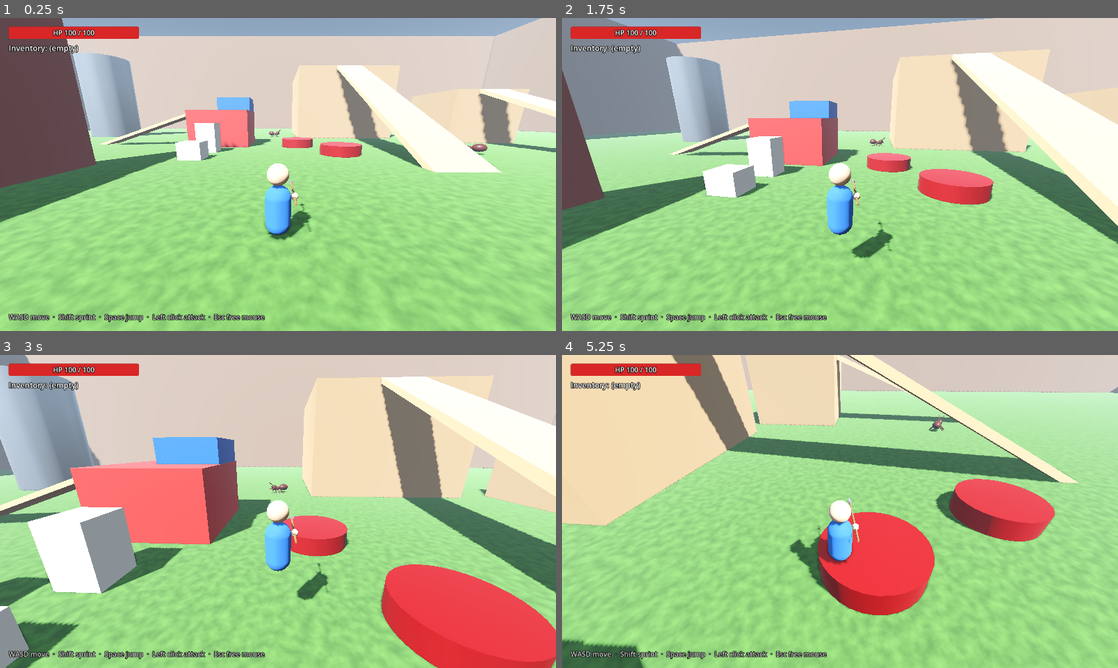
Above: before the commit, frames 1-4 (two rows, left to right).
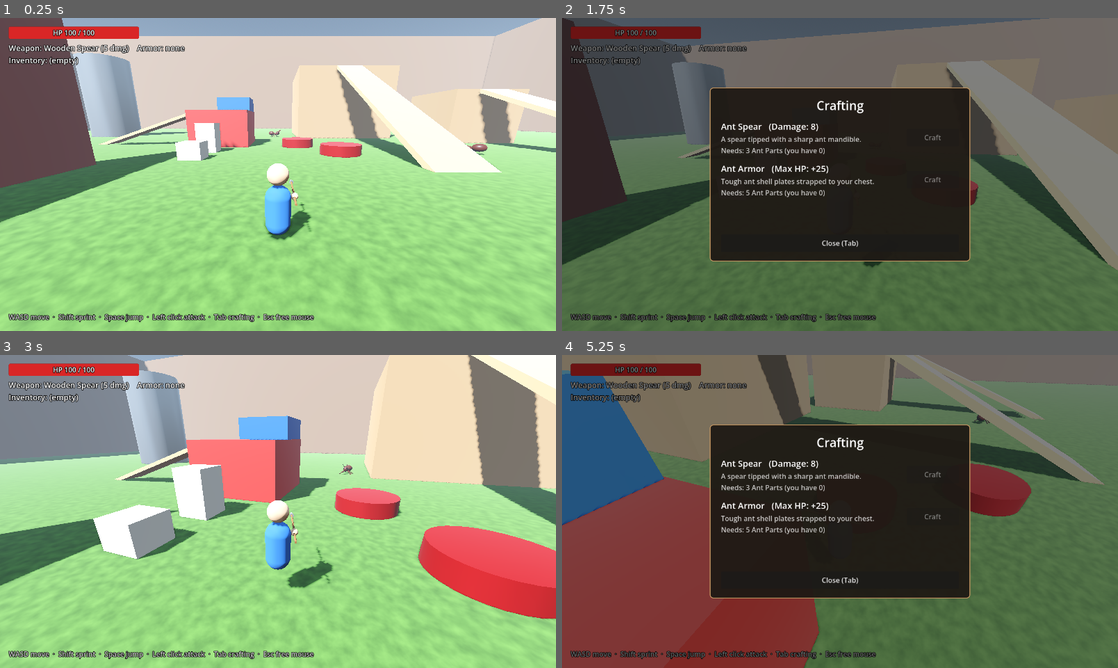
Above: after the commit, the same moments.

Repository: KaydenKamberi/Catch-The-Bugs
Game: Godot game, scene res://scenes/world.tscn
Two runs of this game, one before a commit and one after it. Both use one fixed random seed, a clock stepped at 60 frames per second and the inputs below.
Inputs (mouse positions are in pixels of both pictures, inside the frame that each line leads up to):
- Up to frame 1 (0.25 s): no input
- Up to frame 2 (1.75 s): move the mouse to (867, 174) at 0.52 s; press the mouse at (867, 174) at 0.53 s; hold W (move_forward) from 0.53 s (still down); tap Space (jump) at 0.77, 1.07, 1.52 s; tap Shift (sprint) at 0.8, 1.35 s; move the mouse to (812, 174) at 1.27 s; release the mouse at (812, 174) at 1.28 s; tap Tab (toggle_crafting, bound only after the commit) at 1.55 s
- Up to frame 3 (3 s): keep holding W (move_forward); tap Space (jump) at 1.82, 2.3, 2.85 s; move the mouse to (289, 505) at 2.02 s; hold Tab (toggle_crafting, bound only after the commit) 2.03-2.78 s; move the mouse to (272, 517) at 2.77 s
- Up to frame 4 (5.25 s): tap Space (jump) at 3.02, 3.32, 3.77, 4.07 s; click (834, 517) at 3.05 s; move the mouse to (878, 514) at 3.52 s; press the mouse at (878, 514) at 3.53 s; tap Shift (sprint) at 3.8 s; tap Escape (ui_cancel) at 4.15 s; release W (move_forward) at 4.25 s; release the mouse at (878, 514) at 4.25 s; drag from (673, 464) to (756, 433) at 4.27 s; move the mouse to (845, 511) at 5.02 s; hold W (move_forward) from 5.03 s (still down); hold Tab (toggle_crafting, bound only after the commit) from 5.03 s (still down)

The runs differ from the first frame. In frame 1, 1.0% of the frame differs, in the area x 1-57%, y 8-98%; in frame 2, 99%, in the area x 0-100%, y 0-100%; in frame 3, 60%; in frame 4, 98%.

Commit message:
Checkpoint 4: craft Ant Spear and Ant Armor from Ant Parts
- Recipe resource (data/recipes/*.tres) with cost, kind and stats
- Tab opens a crafting menu that pauses the game; recipes listed in code
  from RECIPE_FILES so adding one is just a new .tres file
- Ant Spear (3 Ant Parts): spear damage 5 -> 8, darker tip
- Ant Armor (5 Ant Parts): +25 max HP, shell-colored shirt
- Player equip()/is_equipped() and equipment_changed signal; HUD shows gear
- Reusable BugSpawner; an ant hill keeps up to 3 ants alive for farming
- README updated

Co-Authored-By: Claude Opus 5.5 <noreply@anthropic.com>
Claude-Session: https://claude.ai/code/session_01NNVarfM7tPpLQ6aS4T5Los

Diff:
--- /dev/null
+++ b/data/recipes/ant_armor.tres
@@ -0,0 +1,14 @@
+[gd_resource type="Resource" script_class="Recipe" load_steps=2 format=3]
+
+[ext_resource type="Script" path="res://scripts/crafting/recipe.gd" id="1_recipe"]
+
+[resource]
+script = ExtResource("1_recipe")
+display_name = "Ant Armor"
+description = "Tough ant shell plates strapped to your chest."
+cost = {
+"Ant Parts": 5
+}
+kind = 1
+bonus_max_health = 25
+color = Color(0.35, 0.13, 0.08, 1)
--- /dev/null
+++ b/data/recipes/ant_spear.tres
@@ -0,0 +1,14 @@
+[gd_resource type="Resource" script_class="Recipe" load_steps=2 format=3]
+
+[ext_resource type="Script" path="res://scripts/crafting/recipe.gd" id="1_recipe"]
+
+[resource]
+script = ExtResource("1_recipe")
+display_name = "Ant Spear"
+description = "A spear tipped with a sharp ant mandible."
+cost = {
+"Ant Parts": 3
+}
+kind = 0
+weapon_damage = 8
+color = Color(0.4, 0.12, 0.06, 1)
--- a/project.godot
+++ b/project.godot
@@ -61,6 +61,11 @@
 "events": [Object(InputEventMouseButton,"resource_local_to_scene":false,"resource_name":"","device":-1,"window_id":0,"a …(253 unchanged characters)…
 ]
 }
+toggle_crafting={
+"deadzone": 0.2,
+"events": [Object(InputEventKey,"resource_local_to_scene":false,"resource_name":"","device":-1,"window_id":0,"alt_pressed":false,"shift_pressed":false,"ctrl_pressed":false,"meta_pressed":false,"pressed":false,"keycode":0,"physical_keycode":4194306,"key_label":0,"unicode":0,"location":0,"echo":false,"script":null)
+]
+}
 
 [layer_names]
 
--- /dev/null
+++ b/scenes/ui/crafting_menu.tscn
@@ -0,0 +1,69 @@
+[gd_scene load_steps=3 format=3]
+
+[ext_resource type="Script" path="res://scripts/ui/crafting_menu.gd" id="1_crafting_script"]
+
+[sub_resource type="StyleBoxFlat" id="StyleBoxFlat_panel"]
+bg_color = Color(0.12, 0.1, 0.08, 0.95)
+border_width_left = 2
+border_width_top = 2
+border_width_right = 2
+border_width_bottom = 2
+border_color = Color(0.74, 0.57, 0.37, 1)
+corner_radius_top_left = 8
+corner_radius_top_right = 8
+corner_radius_bottom_right = 8
+corner_radius_bottom_left = 8
+
+[node name="CraftingMenu" type="CanvasLayer"]
+layer = 5
+process_mode = 3
+visible = false
+script = ExtResource("1_crafting_script")
+
+[node name="Dim" type="ColorRect" parent="."]
+anchors_preset = 15
+anchor_right = 1.0
+anchor_bottom = 1.0
+grow_horizontal = 2
+grow_vertical = 2
+color = Color(0, 0, 0, 0.5)
+
+[node name="Panel" type="PanelContainer" parent="."]
+anchors_preset = 8
+anchor_left = 0.5
+anchor_top = 0.5
+anchor_right = 0.5
+anchor_bottom = 0.5
+offset_left = -300.0
+offset_top = -200.0
+offset_right = 300.0
+offset_bottom = 200.0
+grow_horizontal = 2
+grow_vertical = 2
+theme_override_styles/panel = SubResource("StyleBoxFlat_panel")
+
+[node name="Margin" type="MarginContainer" parent="Panel"]
+theme_override_constants/margin_left = 24
+theme_override_constants/margin_top = 20
+theme_override_constants/margin_right = 24
+theme_override_constants/margin_bottom = 20
+
+[node name="VBox" type="VBoxContainer" parent="Panel/Margin"]
+theme_override_constants/separation = 14
+
+[node name="Title" type="Label" parent="Panel/Margin/VBox"]
+theme_override_font_sizes/font_size = 28
+text = "Crafting"
+horizontal_alignment = 1
+
+[node name="RecipeList" type="VBoxContainer" parent="Panel/Margin/VBox"]
+size_flags_vertical = 3
+theme_override_constants/separation = 16
+
+[node name="MessageLabel" type="Label" parent="Panel/Margin/VBox"]
+theme_override_colors/font_color = Color(1, 0.85, 0.3, 1)
+horizontal_alignment = 1
+
+[node name="CloseButton" type="Button" parent="Panel/Margin/VBox"]
+custom_minimum_size = Vector2(0, 40)
+text = "Close (Tab)"
--- a/scenes/ui/hud.tscn
+++ b/scenes/ui/hud.tscn
@@ -52,11 +52,21 @@
 horizontal_alignment = 1
 vertical_alignment = 1
 
-[node name="InventoryLabel" type="Label" parent="."]
+[node name="EquipmentLabel" type="Label" parent="."]
 offset_left = 20.0
 offset_top = 56.0
 offset_right = 900.0
 offset_bottom = 84.0
+theme_override_colors/font_outline_color = Color(0, 0, 0, 1)
+theme_override_constants/outline_size = 5
+theme_override_font_sizes/font_size = 18
+text = "Weapon: Wooden Spear (5 dmg)    Armor: none"
+
+[node name="InventoryLabel" type="Label" parent="."]
+offset_left = 20.0
+offset_top = 84.0
+offset_right = 900.0
+offset_bottom = 112.0
 theme_override_colors/font_outline_color = Color(0, 0, 0, 1)
 theme_override_constants/outline_size = 5
 theme_override_font_sizes/font_size = 18
@@ -74,4 +84,4 @@
 theme_override_colors/font_outline_color = Color(0, 0, 0, 1)
 theme_override_constants/outline_size = 5
 theme_override_colors/font_color = Color(1, 1, 1, 0.8)
-text = "WASD move  ·  Shift sprint  ·  Space jump  ·  Left click attack  ·  Esc free mouse"
+text = "WASD move  ·  Shift sprint  ·  Space jump  ·  Left click attack  ·  Tab crafting  ·  Esc free mouse"
--- a/scenes/world.tscn
+++ b/scenes/world.tscn
@@ -1,8 +1,10 @@
-[gd_scene load_steps=21 format=3]
+[gd_scene load_steps=24 format=3]
 
 [ext_resource type="PackedScene" path="res://scenes/player.tscn" id="1_player"]
 [ext_resource type="PackedScene" path="res://scenes/enemies/ant.tscn" id="2_ant"]
 [ext_resource type="PackedScene" path="res://scenes/ui/hud.tscn" id="3_hud"]
+[ext_resource type="Script" path="res://scripts/enemies/bug_spawner.gd" id="4_spawner"]
+[ext_resource type="PackedScene" path="res://scenes/ui/crafting_menu.tscn" id="5_crafting"]
 
 [sub_resource type="FastNoiseLite" id="FastNoiseLite_grass"]
 frequency = 0.03
@@ -63,6 +65,10 @@
 [sub_resource type="StandardMaterial3D" id="Mat_Pencil"]
 albedo_color = Color(0.95, 0.75, 0.15, 1)
 roughness = 0.6
+
+[sub_resource type="StandardMaterial3D" id="Mat_Dirt"]
+albedo_color = Color(0.45, 0.32, 0.2, 1)
+roughness = 1.0
 
 [sub_resource type="ProceduralSkyMaterial" id="ProceduralSkyMaterial_sky"]
 sky_horizon_color = Color(0.66, 0.78, 0.9, 1)
@@ -230,4 +236,20 @@
 [node name="Ant3" parent="Enemies" instance=ExtResource("2_ant")]
 transform = Transform3D(1, 0, 0, 0, 1, 0, 0, 0, 1, -1, 0.3, -30)
 
+[node name="AntHill" type="Node3D" parent="Enemies"]
+transform = Transform3D(1, 0, 0, 0, 1, 0, 0, 0, 1, 25, 0, 20)
+script = ExtResource("4_spawner")
+bug_scene = ExtResource("2_ant")
+
+[node name="Mound" type="CSGCylinder3D" parent="Enemies/AntHill"]
+transform = Transform3D(1, 0, 0, 0, 1, 0, 0, 0, 1, 0, 0.8, 0)
+use_collision = true
+radius = 3.0
+height = 1.6
+sides = 24
+cone = true
+material = SubResource("Mat_Dirt")
+
 [node name="HUD" parent="." instance=ExtResource("3_hud")]
+
+[node name="CraftingMenu" parent="." instance=ExtResource("5_crafting")]
--- /dev/null
+++ b/scripts/crafting/recipe.gd
@@ -0,0 +1,59 @@
+class_name Recipe
+extends Resource
+## One crafting recipe: what it costs and what you get.
+##
+## Each recipe is its own file in data/recipes/ (a ".tres" file). Double-click one
+## in the FileSystem dock to edit it in the Inspector.
+##
+## To add a new recipe:
+##   1. Right-click data/recipes/ > Create New > Resource... > pick "Recipe".
+##   2. Fill in the fields in the Inspector.
+##   3. Add its path to RECIPE_FILES in scripts/ui/crafting_menu.gd.
+
+## What kind of thing this recipe makes.
+enum Kind {
+	WEAPON,  ## Replaces the spear's damage.
+	ARMOR,   ## Adds to your max health.
+}
+
+## The name shown in the crafting menu, e.g. "Ant Spear".
+@export var display_name: String = ""
+## A short line of flavor text.
+@export_multiline var description: String = ""
+## What it costs: item name -> how many, e.g. { "Ant Parts": 3 }.
+@export var cost: Dictionary = {}
+@export var kind: Kind = Kind.WEAPON
+
+@export_group("Stats")
+## Spear damage per hit (WEAPON only).
+@export var weapon_damage: int = 0
+## Extra max health (ARMOR only).
+@export var bonus_max_health: int = 0
+## The color the spear tip (weapon) or shirt (armor) changes to.
+@export var color: Color = Color.WHITE
+
+
+## True if the inventory has everything this recipe needs.
+func can_afford() -> bool:
+	for item_name in cost:
+		if Inventory.get_count(item_name) < cost[item_name]:
+			return false
+	return true
+
+
+## Text like "Needs: 3 Ant Parts (you have 1)".
+func get_cost_text() -> String:
+	var parts: Array[String] = []
+	for item_name in cost:
+		parts.append("%d %s (you have %d)" % [cost[item_name], item_name, Inventory.get_count(item_name)])
+	return "Needs: " + ", ".join(parts)
+
+
+## Text like "Damage: 8" or "Max HP: +25".
+func get_stats_text() -> String:
+	match kind:
+		Kind.WEAPON:
+			return "Damage: %d" % weapon_damage
+		Kind.ARMOR:
+			return "Max HP: +%d" % bonus_max_health
+	return ""
--- /dev/null
+++ b/scripts/enemies/bug_spawner.gd
@@ -0,0 +1,44 @@
+extends Node3D
+## Keeps making bugs around itself, like an ant hill. Works with any bug scene.
+##
+## It only counts the bugs it made itself, and never keeps more than
+## `max_alive` of them alive at once. When one dies, a new one comes after
+## `spawn_interval` seconds.
+
+## The bug to spawn (e.g. scenes/enemies/ant.tscn).
+@export var bug_scene: PackedScene
+## The most bugs from this spawner that can be alive at the same time.
+@export var max_alive: int = 3
+## Seconds between spawns.
+@export var spawn_interval: float = 8.0
+## How far from the center the bugs appear, in meters.
+@export var spawn_radius: float = 4.5
+
+var alive_count: int = 0
+var time_until_spawn: float = 0.0  # 0 = spawn the first bug right away
+
+
+func _physics_process(delta: float) -> void:
+	time_until_spawn -= delta
+	if time_until_spawn <= 0.0:
+		time_until_spawn = spawn_interval
+		if alive_count < max_alive and bug_scene != null:
+			spawn_bug()
+
+
+func spawn_bug() -> void:
+	var bug := bug_scene.instantiate() as BugEnemy
+	# Count it down again when it dies.
+	bug.died.connect(_on_bug_died)
+	alive_count += 1
+
+	# A random spot on a circle around us, a little above the ground.
+	var angle: float = randf() * TAU
+	var spawn_position := global_position + Vector3(cos(angle) * spawn_radius, 0.5, sin(angle) * spawn_radius)
+	var parent := get_parent() as Node3D
+	bug.position = parent.to_local(spawn_position)
+	parent.add_child.call_deferred(bug)
+
+
+func _on_bug_died(_bug: BugEnemy) -> void:
+	alive_count -= 1
--- a/scripts/player.gd
+++ b/scripts/player.gd
@@ -15,6 +15,8 @@
 
 ## Sent whenever our health changes (the HUD listens to this).
 signal health_changed(current: int, maximum: int)
+## Sent when we craft and put on a new weapon or armor (the HUD listens to this).
+signal equipment_changed
 
 
 # ---------------------------------------------------------------------------
@@ -28,6 +30,8 @@
 ## True while we're a human. Later, when we shapeshift into a bug, this becomes
 ## false and the spear is put away.
 @export var is_human: bool = true
+## The name of the weapon we start with. Crafting a better one replaces it.
+@export var weapon_name: String = "Wooden Spear"
 ## Damage per spear hit.
 @export var attack_damage: int = 5
 ## Seconds you have to wait between attacks.
@@ -69,6 +73,8 @@
 @onready var spring_arm: SpringArm3D = $CameraPivot/SpringArm3D
 @onready var spear: Node3D = $Body/Spear
 @onready var attack_hitbox: Area3D = $Body/AttackHitbox
+@onready var spear_tip: MeshInstance3D = $Body/Spear/Tip
+@onready var torso: MeshInstance3D = $Body/Torso
 
 # Gravity strength, read from Project Settings > Physics > 3D (9.8 by default).
 var gravity: float = ProjectSettings.get_setting("physics/3d/default_gravity")
@@ -78,6 +84,10 @@
 var attack_cooldown_left: float = 0.0
 var attack_facing_time_left: float = 0.0  # while > 0, face the camera direction
 var spear_rest_position: Vector3   # where the spear sits when we're not attacking
+
+# What we've crafted and are wearing (null = nothing crafted yet).
+var weapon_recipe: Recipe = null
+var armor_recipe: Recipe = null
 
 
 func _ready() -> void:
@@ -211,3 +221,41 @@
 	velocity = Vector3.ZERO
 	health = max_health
 	health_changed.emit(health, max_health)
+
+
+# ---------------------------------------------------------------------------
+# Equipment (from crafting)
+# ---------------------------------------------------------------------------
+
+## Put on something we just crafted. The crafting menu calls this.
+func equip(recipe: Recipe) -> void:
+	match recipe.kind:
+		Recipe.Kind.WEAPON:
+			weapon_recipe = recipe
+			weapon_name = recipe.display_name
+			attack_damage = recipe.weapon_damage
+			_paint(spear_tip, recipe.color)
+		Recipe.Kind.ARMOR:
+			# If we already wear armor, take its bonus off first.
+			if armor_recipe != null:
+				max_health -= armor_recipe.bonus_max_health
+				health = mini(health, max_health)
+			armor_recipe = recipe
+			max_health += recipe.bonus_max_health
+			health += recipe.bonus_max_health  # the new armor also adds health right away
+			_paint(torso, recipe.color)
+			health_changed.emit(health, max_health)
+	equipment_changed.emit()
+
+
+## True if this exact recipe is what we're wearing right now.
+func is_equipped(recipe: Recipe) -> bool:
+	return recipe == weapon_recipe or recipe == armor_recipe
+
+
+## Change a mesh's color by giving it a new material.
+func _paint(mesh: MeshInstance3D, color: Color) -> void:
+	var material := StandardMaterial3D.new()
+	material.albedo_color = color
+	material.roughness = 0.4
+	mesh.material_override = material
--- /dev/null
+++ b/scripts/ui/crafting_menu.gd
@@ -0,0 +1,120 @@
+extends CanvasLayer
+## The crafting menu. Press Tab to open or close it (Esc also closes it).
+## The game pauses while it's open, so bugs can't bite you while you shop.
+##
+## The list of recipes is built in code from RECIPE_FILES, so adding a recipe
+## is just: make a new .tres file in data/recipes/, then add its path below.
+
+const RECIPE_FILES: Array[String] = [
+	"res://data/recipes/ant_spear.tres",
+	"res://data/recipes/ant_armor.tres",
+]
+
+@onready var recipe_list: VBoxContainer = $Panel/Margin/VBox/RecipeList
+@onready var message_label: Label = $Panel/Margin/VBox/MessageLabel
+@onready var close_button: Button = $Panel/Margin/VBox/CloseButton
+
+var recipes: Array[Recipe] = []
+var player: Player
+
+
+func _ready() -> void:
+	# This node's "Process > Mode" is set to Always in the scene, so it keeps
+	# working (and can close itself) while the rest of the game is paused.
+	visible = false
+	player = get_tree().get_first_node_in_group("player") as Player
+	for path in RECIPE_FILES:
+		recipes.append(load(path) as Recipe)
+
+	close_button.pressed.connect(close)
+	Inventory.changed.connect(_on_inventory_changed)
+
+
+# We use _input (not _unhandled_input) so Tab works even when a button is
+# selected. Otherwise Godot would use Tab to move between buttons.
+func _input(event: InputEvent) -> void:
+	if event.is_action_pressed("toggle_crafting"):
+		if visible:
+			close()
+		else:
+			open()
+		get_viewport().set_input_as_handled()
+	elif visible and event.is_action_pressed("ui_cancel"):
+		close()
+		get_viewport().set_input_as_handled()
+
+
+func open() -> void:
+	visible = true
+	get_tree().paused = true                    # freeze the game
+	Input.mouse_mode = Input.MOUSE_MODE_VISIBLE # show the cursor so you can click
+	message_label.text = ""
+	_rebuild_list()
+
+
+func close() -> void:
+	visible = false
+	get_tree().paused = false
+	Input.mouse_mode = Input.MOUSE_MODE_CAPTURED
+
+
+func _on_inventory_changed() -> void:
+	if visible:
+		_rebuild_list()
+
+
+## Throw away the old rows and make one row per recipe.
+func _rebuild_list() -> void:
+	for child in recipe_list.get_children():
+		recipe_list.remove_child(child)
+		child.queue_free()
+	for recipe in recipes:
+		recipe_list.add_child(_make_row(recipe))
+
+
+## One row: name, stats, description and cost on the left, a Craft button on the right.
+func _make_row(recipe: Recipe) -> Control:
+	var row := HBoxContainer.new()
+	row.add_theme_constant_override("separation", 16)
+
+	var info := VBoxContainer.new()
+	info.size_flags_horizontal = Control.SIZE_EXPAND_FILL
+	row.add_child(info)
+
+	var title := Label.new()
+	title.text = "%s   (%s)" % [recipe.display_name, recipe.get_stats_text()]
+	title.add_theme_font_size_override("font_size", 20)
+	info.add_child(title)
+
+	var details := Label.new()
+	details.text = recipe.description + "\n" + recipe.get_cost_text()
+	details.modulate = Color(1, 1, 1, 0.75)
+	details.autowrap_mode = TextServer.AUTOWRAP_WORD_SMART
+	info.add_child(details)
+
+	var button := Button.new()
+	button.custom_minimum_size = Vector2(120, 40)
+	button.size_flags_vertical = Control.SIZE_SHRINK_CENTER
+	if player != null and player.is_equipped(recipe):
+		button.text = "Equipped"
+		button.disabled = true
+	else:
+		button.text = "Craft"
+		button.disabled = not recipe.can_afford()
+		# bind() remembers which recipe this button is for.
+		button.pressed.connect(_craft.bind(recipe))
+	row.add_child(button)
+
+	return row
+
+
+func _craft(recipe: Recipe) -> void:
+	if player == null or not recipe.can_afford() or player.is_equipped(recipe):
+		return
+	# Pay for it...
+	for item_name in recipe.cost:
+		Inventory.add_item(item_name, -recipe.cost[item_name])
+	# ...and put it on.
+	player.equip(recipe)
+	message_label.text = "Crafted %s!" % recipe.display_name
+	_rebuild_list()
--- a/scripts/ui/hud.gd
+++ b/scripts/ui/hud.gd
@@ -1,21 +1,25 @@
 extends CanvasLayer
-## The on-screen display: health bar, inventory counts, and a red flash when hurt.
+## The on-screen display: health bar, equipment, inventory counts, and a red flash when hurt.
 ## It listens to signals instead of checking every frame, so it only updates
 ## when something actually changes.
 
 @onready var health_bar: ProgressBar = $HealthBar
 @onready var health_label: Label = $HealthBar/HealthLabel
 @onready var inventory_label: Label = $InventoryLabel
+@onready var equipment_label: Label = $EquipmentLabel
 @onready var damage_flash: ColorRect = $DamageFlash
 
 var last_health: int = -1
+var player: Player
 
 
 func _ready() -> void:
-	var player := get_tree().get_first_node_in_group("player") as Player
+	player = get_tree().get_first_node_in_group("player") as Player
 	if player:
 		player.health_changed.connect(_on_health_changed)
+		player.equipment_changed.connect(_on_equipment_changed)
 		_on_health_changed(player.health, player.max_health)
+		_on_equipment_changed()
 
 	Inventory.changed.connect(_on_inventory_changed)
 	_on_inventory_changed()
@@ -36,3 +40,8 @@
 
 func _on_inventory_changed() -> void:
 	inventory_label.text = "Inventory: " + Inventory.get_summary()
+
+
+func _on_equipment_changed() -> void:
+	var armor_name: String = player.armor_recipe.display_name if player.armor_recipe else "none"
+	equipment_label.text = "Weapon: %s (%d dmg)    Armor: %s" % [player.weapon_name, player.attack_damage, armor_name]
